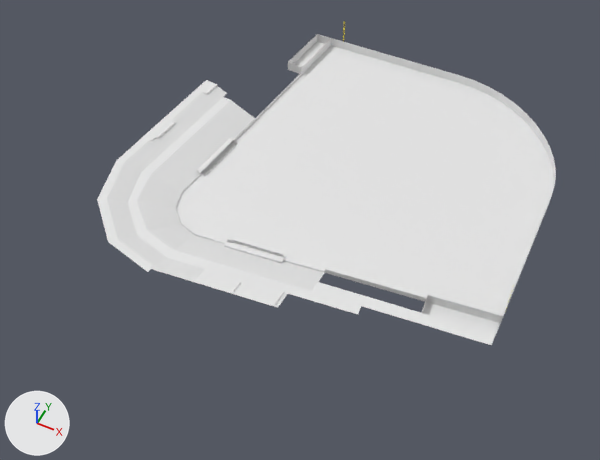
A saved change to the Blender file lp_frans_stadium/lp_frans_stadium.blend.
The view is the same before and after, from a 50 mm camera at (113.9, -166.2, 210.6) aimed at (26.9, 7.8, -7.0). Lighting does not change. The marker at lower left points along +X, +Y and +Z. The older version comes first.

In view in the first picture: 'Stadium.004'.
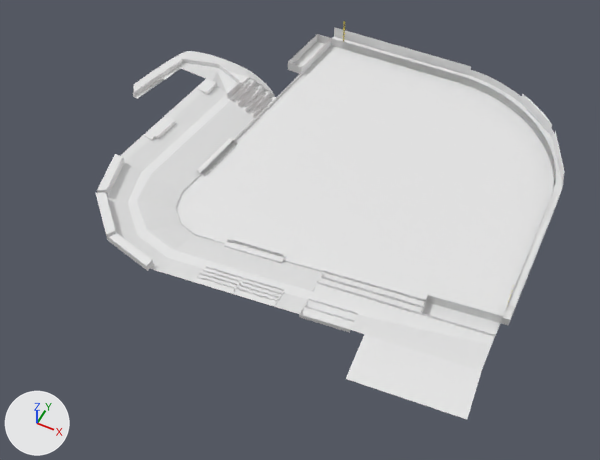
Where the newer file only moved an object's origin or applied its transform, the numbers keep the older frame.

Boxes [x1, y1, x2, y2] around the edits, measured in the pictures (600 x 460 px):
'Stadium.004', reshaped
    before: [97, 21, 556, 345]
    after: [96, 21, 565, 419]
part 1 of me_mesh_006, built on
    before: [97, 45, 494, 343]
    after: [96, 27, 565, 419]

Diff of the bpy script that builds the scene:
```diff
--- a/lp_frans_stadium/lp_frans_stadium.blend.py
+++ b/lp_frans_stadium/lp_frans_stadium.blend.py
@@ me_mesh_006 @@
 # used by ob_stadium_004; location = (-63.1, 1.7, 0.0)
-me_mesh_006.from_pydata(...)  # 886 vertices, 295 faces, 49 loose edges; spans x 20.0..171.0, y -45.0..103.0, z -1.0..14.0
+me_mesh_006.from_pydata(...)  # 1164 vertices, 501 faces, 29 loose edges; spans x 1.0..168.0, y -61.0..103.0, z -1.0..14.0
+# me_mesh_006 part 1: 22 vertices moved from x 24.0..130.0, y -38.0..49.0, z 0.0..7.0 to x 24.0..166.0, y -35.0..49.0, z 0.0..10.0; 41 vertices removed from x 20.0..171.0, y -45.0..82.0, z 0.0..7.0; 319 vertices added at x 1.0..168.0, y -61.0..103.0, z 0.0..10.0
 me_mesh_006.materials.append(mat_foul_pole)
```
